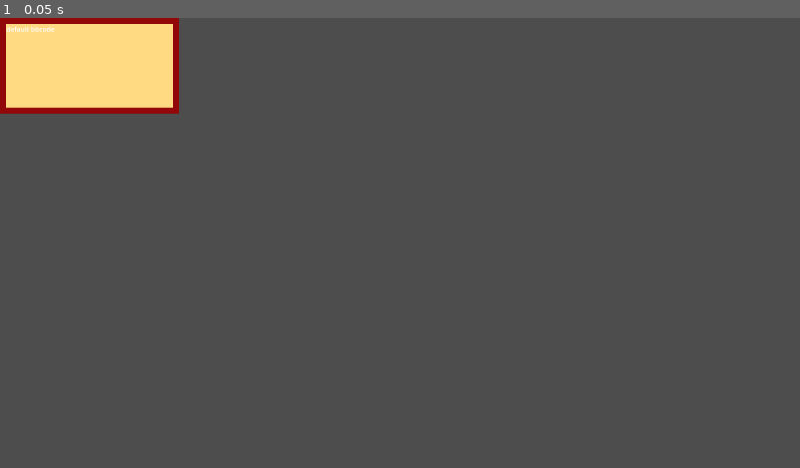
Above: before the commit, frame 1.
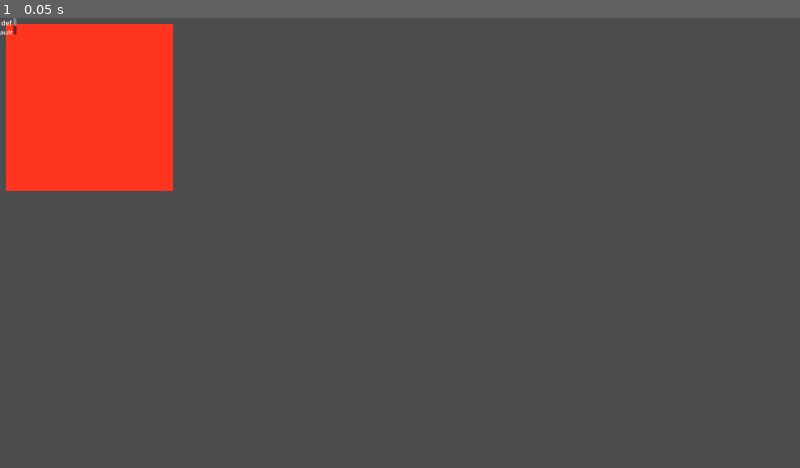
Above: after the commit, the same moment.

Repository: rjrubalcava/CowboyNoir
Game: Godot game, scene res://Scenes/DialogueOption.tscn
Two runs of this game, one before a commit and one after it. Both use one fixed random seed, a clock stepped at 60 frames per second and the inputs below. This scene is started directly instead of the project's main scene.
Inputs:
- Up to frame 1 (0.05 s): no input

The runs differ from the first frame. In frame 1, 8.3% of the frame differs, in the area x 0-23%, y 0-39%.

Commit message:
Corrected bugs from update

Diff:
--- a/Scenes/DialogueBox.tscn
+++ b/Scenes/DialogueBox.tscn
@@ -1,36 +1,18 @@
-[gd_scene load_steps=3 format=2]
-
-[ext_resource path="res://Assets/Fonts/LCALLIG.TTF" type="FontFile" id=1]
-
-[sub_resource type="FontFile" id=1]
-size = 70
-font_data = ExtResource( 1 )
+[gd_scene format=3 uid="uid://umuoyje8ae8j"]
 
 [node name="DialogueBox" type="Control"]
-offset_right = 430.0
-offset_bottom = 230.0
-__meta__ = {
-"_edit_group_": true
-}
+layout_mode = 3
+anchors_preset = 0
 
-[node name="OutlineColor" type="ColorRect" parent="."]
-offset_right = 430.0
-offset_bottom = 230.0
-color = Color( 0, 0, 0, 1 )
-
-[node name="FillColor" type="ColorRect" parent="."]
+[node name="ColorRect" type="ColorRect" parent="."]
 offset_left = 15.0
 offset_top = 15.0
 offset_right = 415.0
-offset_bottom = 215.0
+offset_bottom = 415.0
+color = Color(1, 0.207843, 0.121569, 1)
 
 [node name="Text" type="RichTextLabel" parent="."]
-offset_left = 15.0
-offset_top = 15.0
-offset_right = 415.0
-offset_bottom = 215.0
-custom_colors/default_color = Color( 0, 0, 0, 1 )
-custom_fonts/normal_font = SubResource( 1 )
+offset_right = 40.0
+offset_bottom = 40.0
 bbcode_enabled = true
-text = "[center]default bbcode [/center]"
-text = "default bbcode "
+text = "[center]default bbcode[/center]"
--- a/Scenes/DialogueOption.tscn
+++ b/Scenes/DialogueOption.tscn
@@ -1,43 +1,21 @@
-[gd_scene load_steps=4 format=2]
+[gd_scene load_steps=2 format=3 uid="uid://bw4dg1l2h0lx"]
 
-[ext_resource path="res://Assets/Fonts/LCALLIG.TTF" type="FontFile" id=1]
-[ext_resource path="res://Scripts/DialogueOption.gd" type="Script" id=2]
-
-[sub_resource type="FontFile" id=1]
-size = 70
-font_data = ExtResource( 1 )
+[ext_resource type="Script" path="res://Scripts/DialogueOption.gd" id="2"]
 
 [node name="DialogueOption" type="Control"]
-anchor_right = 1.0
-anchor_bottom = 1.0
-script = ExtResource( 2 )
+layout_mode = 3
+anchors_preset = 0
+script = ExtResource("2")
 
-[node name="OutlineColor" type="ColorRect" parent="."]
-offset_right = 430.0
-offset_bottom = 230.0
-color = Color( 0.572549, 0.027451, 0.027451, 1 )
-
-[node name="FillColor" type="ColorRect" parent="."]
+[node name="ColorRect" type="ColorRect" parent="."]
 offset_left = 15.0
 offset_top = 15.0
 offset_right = 415.0
-offset_bottom = 215.0
-color = Color( 1, 0.854902, 0.509804, 1 )
+offset_bottom = 415.0
+color = Color(1, 0.207843, 0.121569, 1)
 
 [node name="Text" type="RichTextLabel" parent="."]
-offset_left = 15.0
-offset_top = 15.0
-offset_right = 415.0
-offset_bottom = 215.0
-custom_colors/default_color = Color( 0.572549, 0.027451, 0.027451, 1 )
-custom_fonts/normal_font = SubResource( 1 )
+offset_right = 40.0
+offset_bottom = 40.0
 bbcode_enabled = true
-text = "[center]default bbcode [/center]"
-text = "default bbcode "
-
-[node name="Button" type="Button" parent="."]
-self_modulate = Color( 1, 1, 1, 0 )
-offset_right = 430.0
-offset_bottom = 230.0
-
-[connection signal="pressed" from="Button" to="." method="_on_Button_pressed"]
+text = "[center]default bbcode[/center]"
--- a/Scenes/Global.tscn
+++ b/Scenes/Global.tscn
@@ -1,6 +1,6 @@
-[gd_scene load_steps=2 format=2]
+[gd_scene load_steps=2 format=3 uid="uid://isgi1y48yu55"]
 
-[ext_resource path="res://Scripts/Global.gd" type="Script" id=1]
+[ext_resource type="Script" path="res://Scripts/Global.gd" id="1"]
 
 [node name="Global" type="Node2D"]
-script = ExtResource( 1 )
+script = ExtResource("1")
--- a/Scenes/playerHand.tscn
+++ b/Scenes/playerHand.tscn
@@ -1,4 +1,4 @@
-[gd_scene format=2]
+[gd_scene format=3 uid="uid://ci5br5x2jqky7"]
 
 [node name="playerHand" type="Node2D"]
 
--- a/Scripts/Card.gd
+++ b/Scripts/Card.gd
@@ -10,16 +10,16 @@
 var tween
 # Called when the node enters the scene tree for the first time.
 func _ready():
-	tween = get_tree().create_tween()
-	$TweenHolder.add_child(tween)
-	tween.interpolate_property(self, "position", position, Vector2(-400, -700), 1, Tween.TRANS_LINEAR, Tween.EASE_IN_OUT)
+	pass
 
 func _input(event):
 	if event is InputEventMouseButton and event.pressed and event.button_index == MOUSE_BUTTON_LEFT:
 		if get_rect().has_point(to_local(event.position)) and (focused):
 			card_offset+=300
 			if(notSelected):
-				tween.start()
+				tween = get_tree().create_tween()
+				tween.set_ease(Tween.EASE_IN_OUT)
+				tween.tween_property(self, "position", Vector2(-400, -700), 1)
 				notSelected = false
 				scale *= 1.25
 			else:
